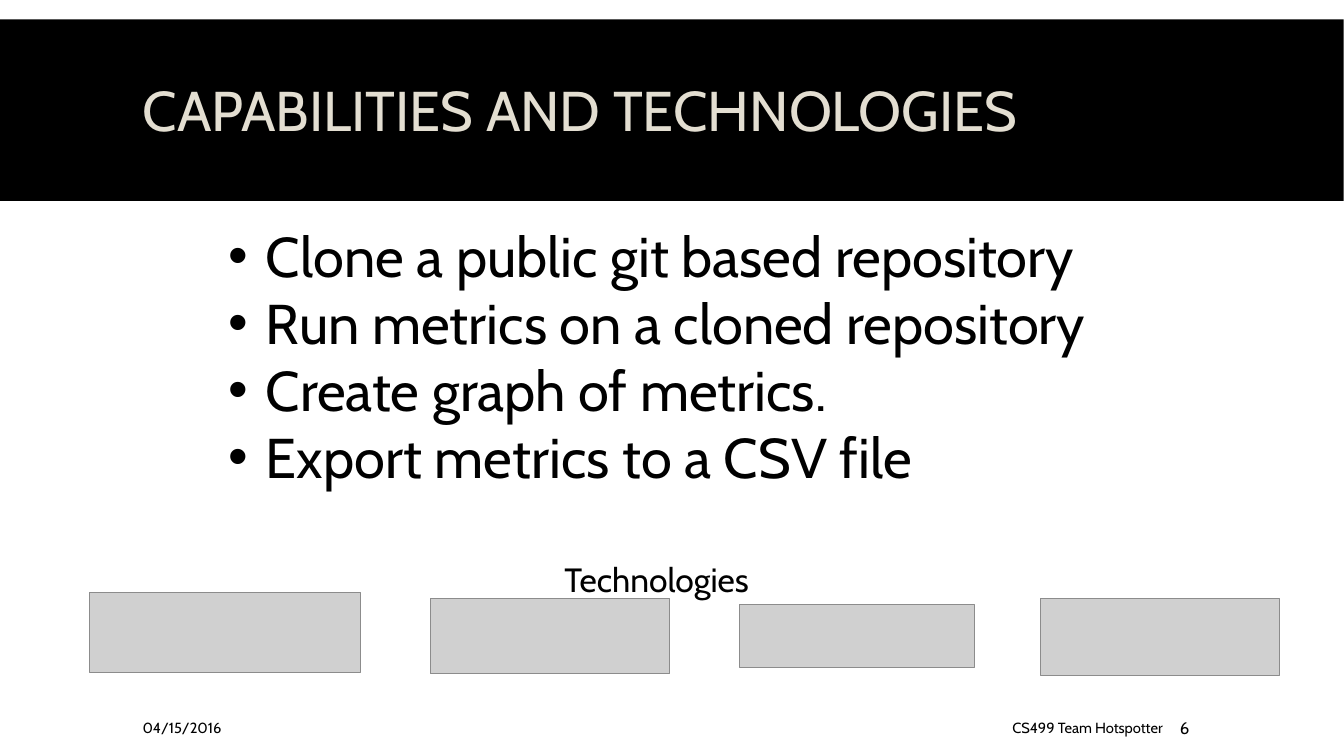
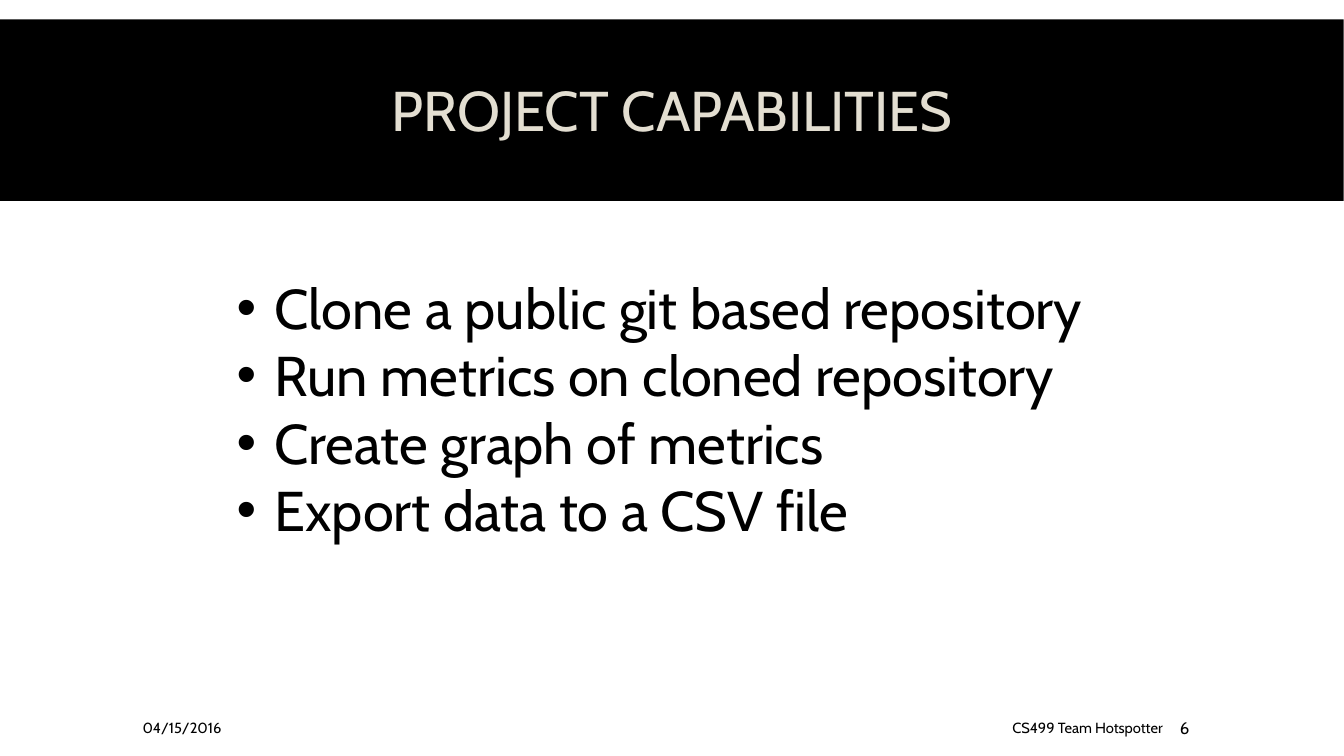
Before and after one commit to spesmit/hotspotter, a slide deck: slide 6 of Documentation/Presentations/CS499 Final Presentation.pptx. Drawn at 1344x756 pixels with LibreOffice and Linux fonts; fonts in the diff are those of the drawing; grey boxes stand for pictures; background and template pictures are left out. Boxes give left, top, right and bottom in pixels: in the first picture for what was removed or moved away, otherwise in the second. Text is boxed around its words. In the diff, an @@ line names an element or a change of style, - is before the commit and + after.

```diff
--- a/Documentation/Presentations/CS499 Final Presentation.pptx
+++ b/Documentation/Presentations/CS499 Final Presentation.pptx
@@ title at (x1=391, y1=91, x2=953, y2=141): text changed @@
-CAPABILITIES AND TECHNOLOGIES
+PROJECT CAPABILITIES
@@ text "Clone a public git based ..." moved from (x1=266, y1=235, x2=1085, y2=491) to (x1=274, y1=287, x2=1082, y2=543) @@
@@ text at (x1=274, y1=354, x2=1054, y2=543): text changed @@
-• Run metrics on a cloned repository
-• Create graph of metrics.
-• Export metrics to a CSV file
+• Run metrics on cloned repository
+• Create graph of metrics
+• Export data to a CSV file
@@ text removed at (x1=564, y1=566, x2=748, y2=600) @@
-Technologies
@@ picture removed at (x1=90, y1=593, x2=361, y2=673) @@
@@ picture removed at (x1=431, y1=599, x2=670, y2=675) @@
@@ picture removed at (x1=1041, y1=599, x2=1279, y2=677) @@
@@ picture removed at (x1=739, y1=605, x2=975, y2=667) @@
```
Also in this commit, not shown: 7 other slides changed.
